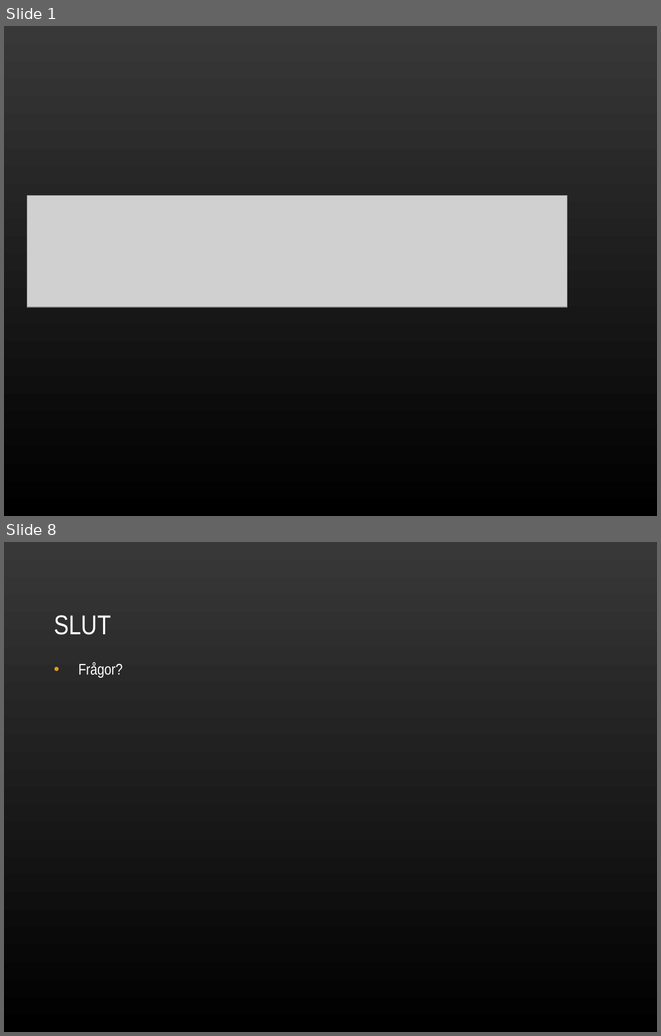
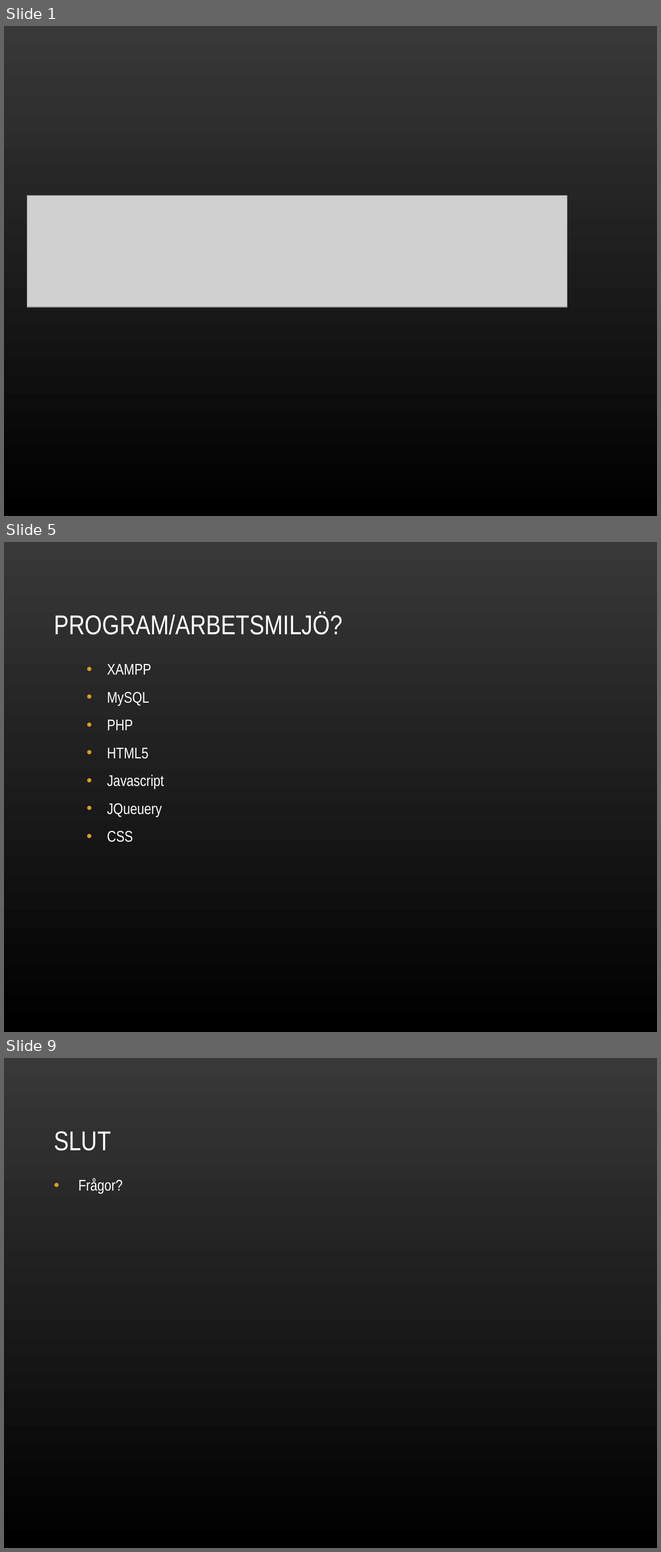
Before and after one commit to nbt11nsn/mobow, a slide deck: dokument/Mobow-slutpresentation.ppt. Shown one above the other, each under a label of ours: slides 1 and 8 before the commit, slides 1, 5 and 9 after it; the slides between them are not shown. The pictures are 661x1036 and 661x1552 pixels, drawn with LibreOffice and Linux fonts; fonts in the diff are those of the drawing; grey boxes stand for pictures; background and template pictures are left out. Boxes give left, top, right and bottom in pixels: in the first picture for what was removed or moved away, otherwise in the second. Text is boxed around its words. In the diff, an @@ line names an element or a change of style, - is before the commit and + after.

```diff
--- a/dokument/Mobow-slutpresentation.ppt
+++ b/dokument/Mobow-slutpresentation.ppt
@@ slide 5 added at <box>4,542,657,1032</box>, background picture (left out) @@
@@ title added at <box>54,612,342,635</box>, 30 pt, text #FFFFFF @@
+PROGRAM/ARBETSMILJÖ?
@@ text added at <box>107,664,164,842</box>, 17 pt, text #FFFFFF @@
+  • XAMPP
+  • MySQL
+  • PHP
+  • HTML5
+  • Javascript
+  • JQueuery
+  • CSS
@@ what was slide 8 is now slide 9 @@
```
Also in this commit, not shown: 1 slide changed, 5 other slides added, 5 slides removed.
